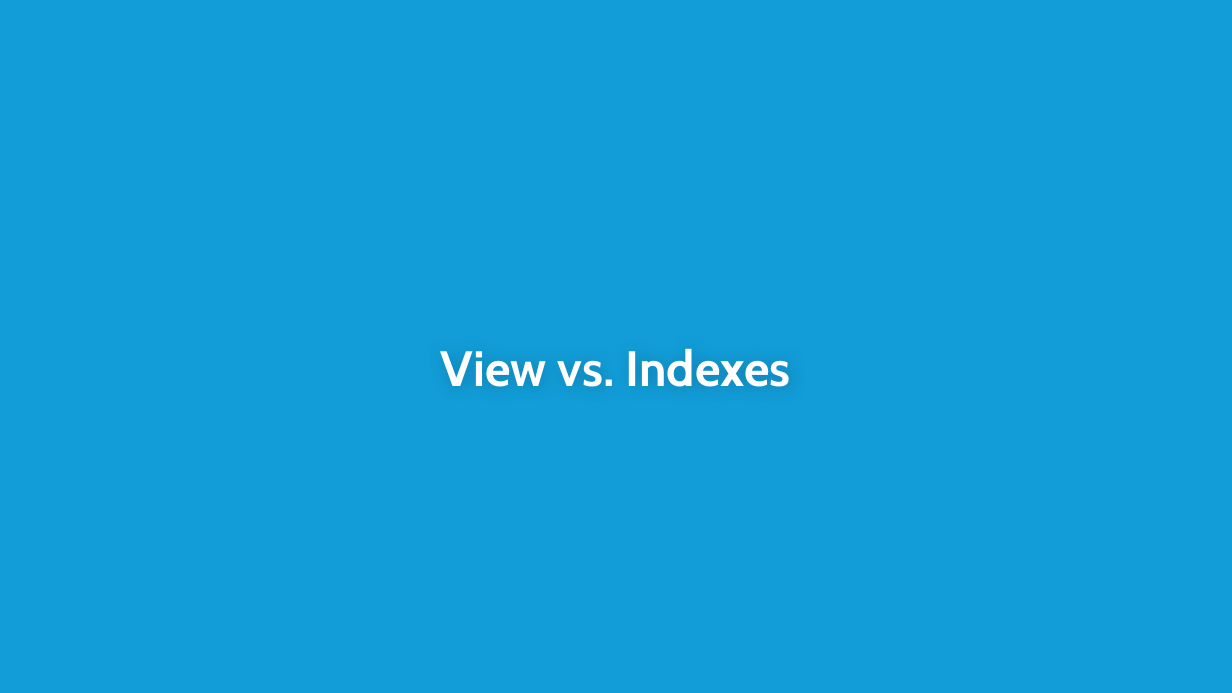
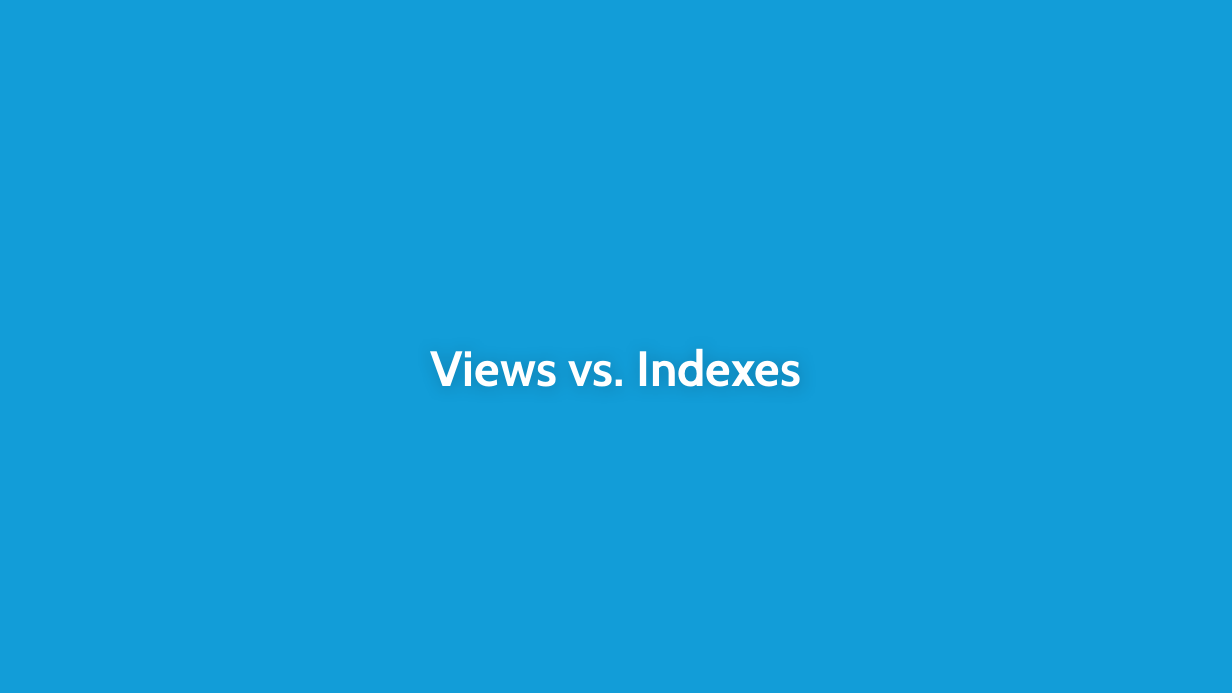
Before and after one commit to subalakr/workshop, a slide deck: slide 15 of server/presentations/07_N1QL Details.pptx (slide 19 before the commit). Drawn at 1232x693 pixels with LibreOffice and Linux fonts; fonts in the diff are those of the drawing; background and template pictures are left out. Boxes give left, top, right and bottom in pixels: in the first picture for what was removed or moved away, otherwise in the second. Text is boxed around its words. In the diff, an @@ line names an element or a change of style, - is before the commit and + after.

```diff
--- a/server/presentations/07_N1QL Details.pptx
+++ b/server/presentations/07_N1QL Details.pptx
@@ title at [430, 348, 801, 387]: text changed @@
-View vs. Indexes
+Views vs. Indexes
```
Also in this commit, not shown: 1 other slide changed, 4 slides removed, 6 other files.
